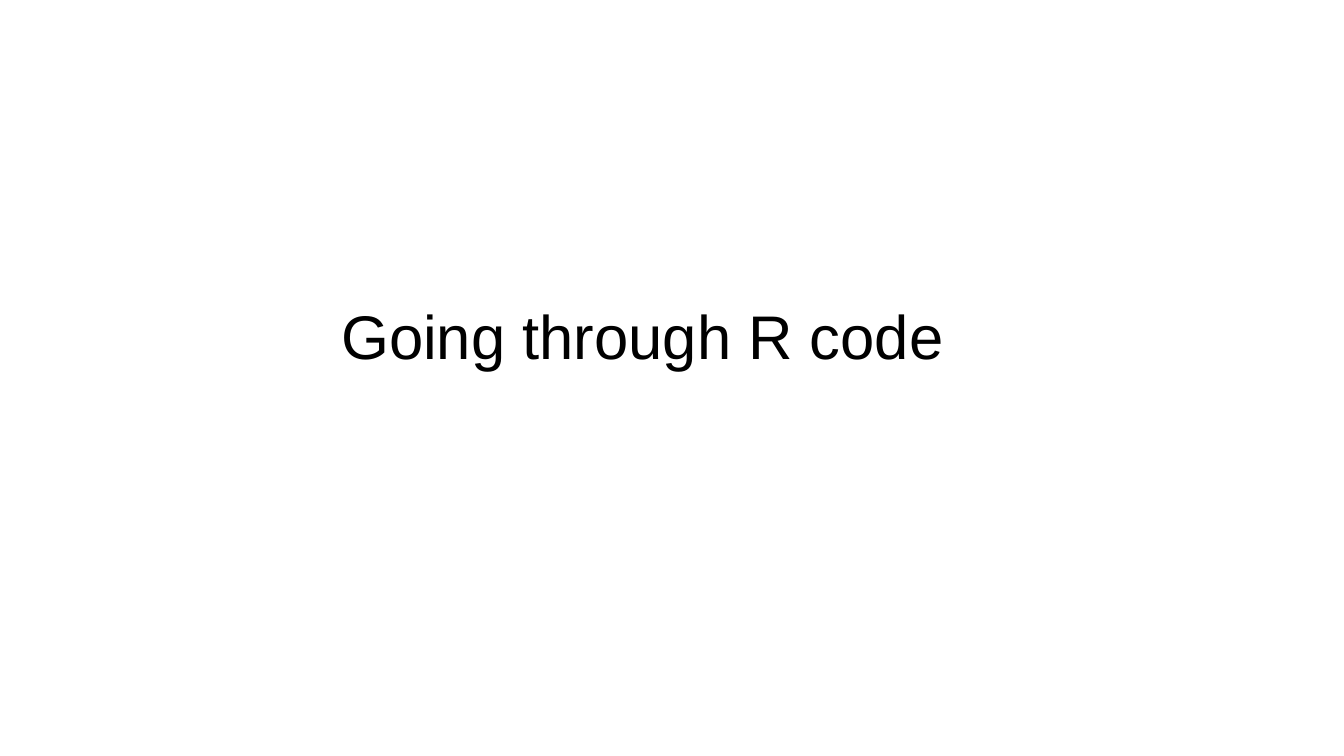
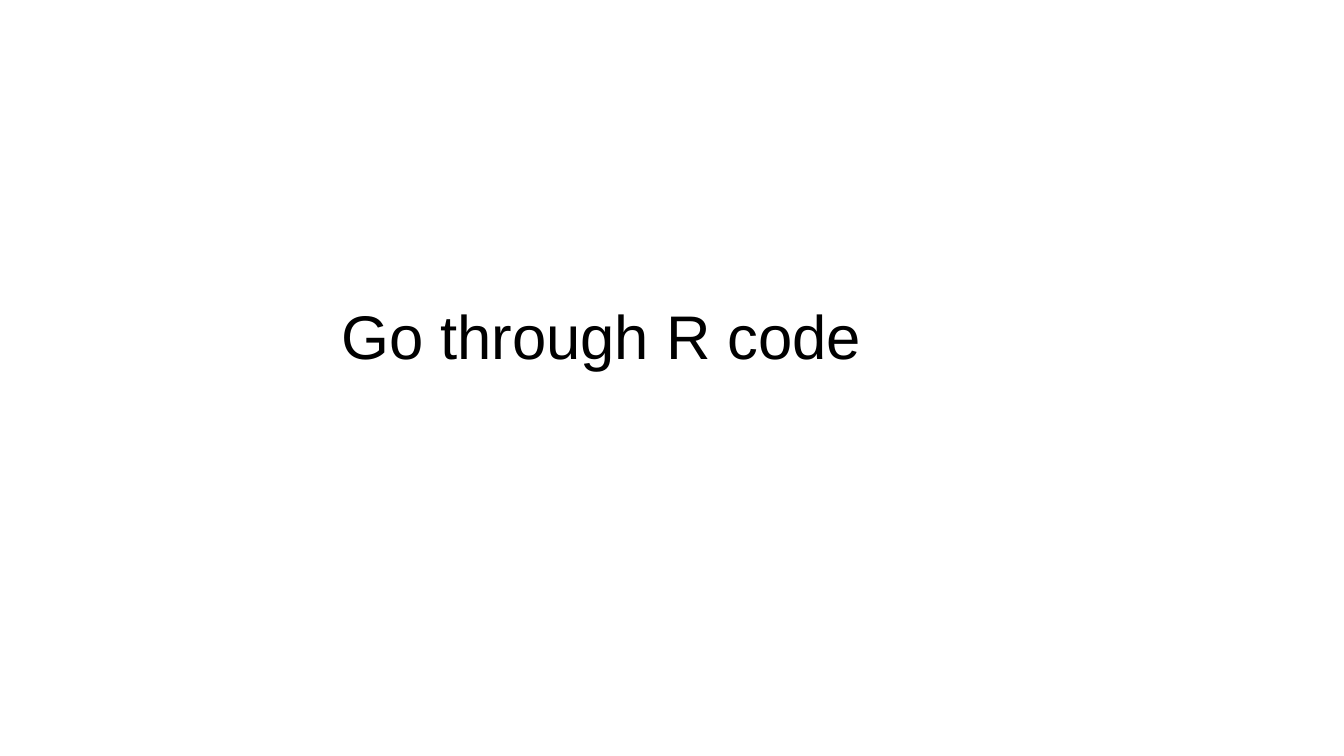
Before and after one commit to ryanafolk/Botany2024, a slide deck: slide 37 of Phylogenetic_Community_Ecology/phylo_comm_ecol.pptx. Drawn at 1344x756 pixels with LibreOffice and Linux fonts; fonts in the diff are those of the drawing. Boxes give left, top, right and bottom in pixels: in the first picture for what was removed or moved away, otherwise in the second. Text is boxed around its words. In the diff, an @@ line names an element or a change of style, - is before the commit and + after.

```diff
--- a/Phylogenetic_Community_Ecology/phylo_comm_ecol.pptx
+++ b/Phylogenetic_Community_Ecology/phylo_comm_ecol.pptx
@@ title at bbox=[341, 314, 862, 370]: text changed @@
-Going through R code
+Go through R code
```
Also in this commit, not shown: 1 other slide changed, 1 other file.
